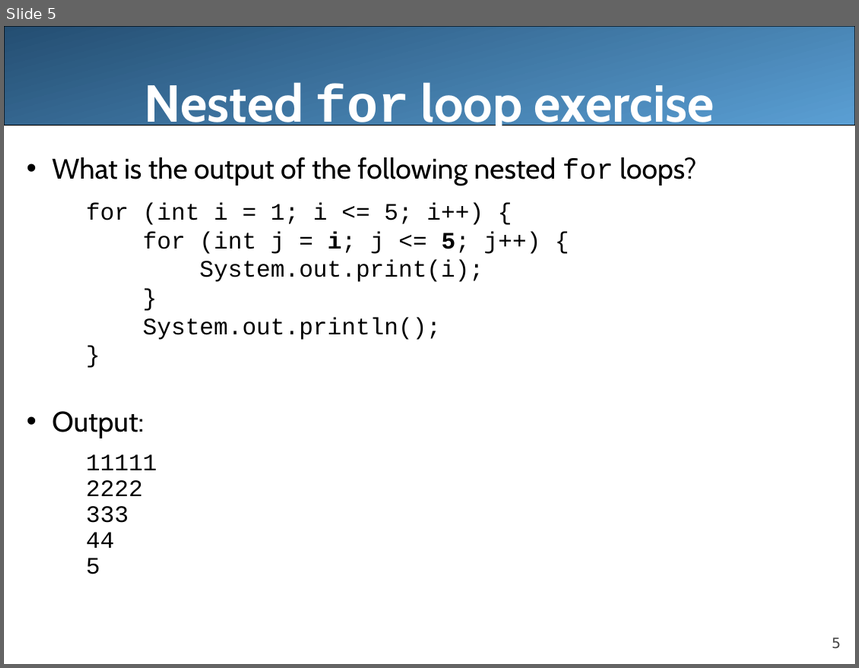
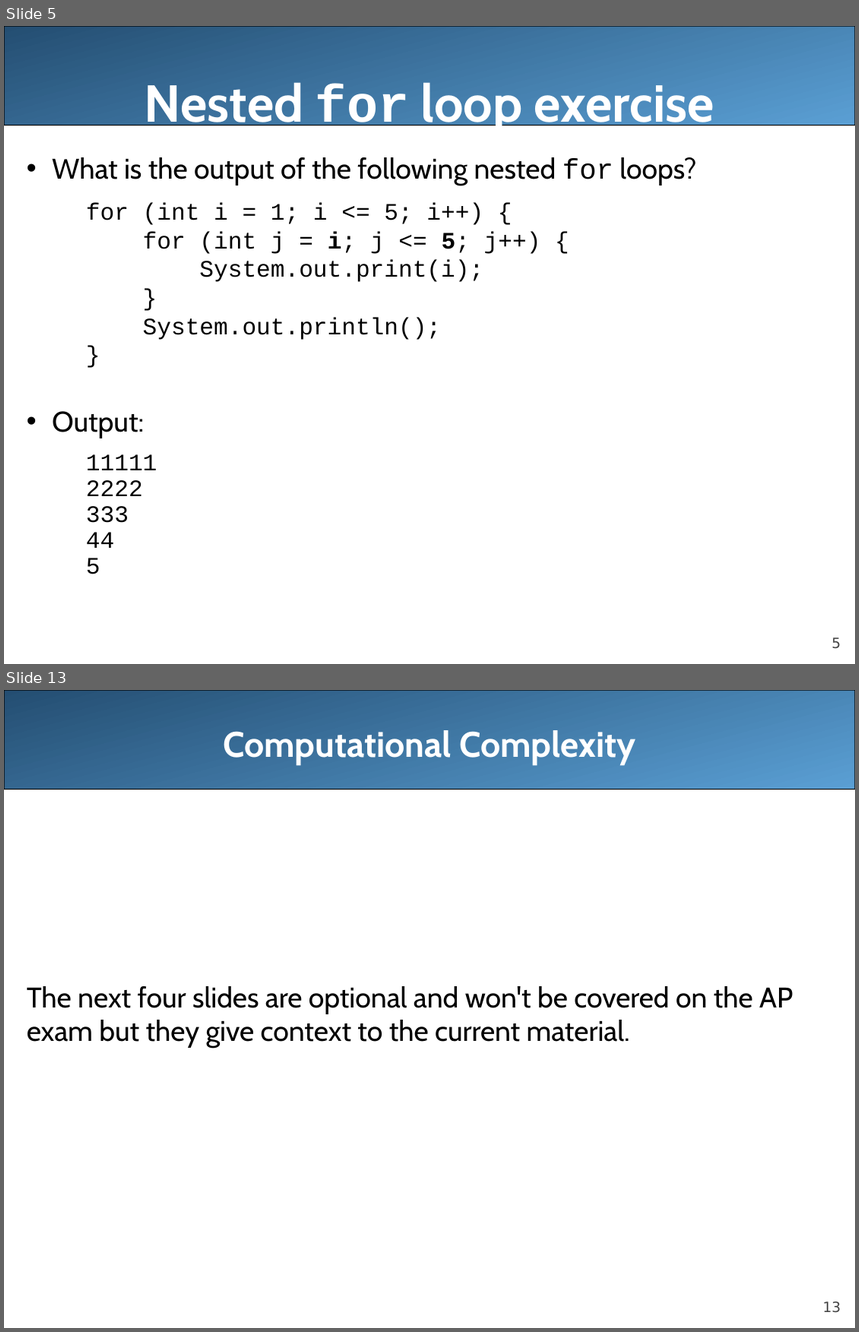
Before and after one commit to LongBaoNguyen/longbaonguyen.github.io, a slide deck: courses/apcsa/lecture12.ppt. Shown one above the other, each under a label of ours: slide 5 before the commit, slides 5 and 13 after it; the slides between them are not shown. The pictures are 859x668 and 859x1332 pixels, drawn with LibreOffice and Linux fonts; fonts in the diff are those of the drawing. Boxes give left, top, right and bottom in pixels: in the first picture for what was removed or moved away, otherwise in the second. Text is boxed around its words. In the diff, an @@ line names an element or a change of style, - is before the commit and + after.

```diff
--- a/courses/apcsa/lecture12.ppt
+++ b/courses/apcsa/lecture12.ppt
@@ slide 13 added at (x1=4, y1=690, x2=855, y2=1328), background #FFFFFF; not listed: 2 template elements that a slide beside it also shows @@
@@ title added at (x1=223, y1=730, x2=636, y2=766), 30 pt, text #FFFFFF, bold @@
+Computational Complexity
@@ text added at (x1=27, y1=986, x2=793, y2=1048), 24 pt, text #000000 @@
+The next four slides are optional and won't be covered on the AP exam but they give context to the current material.
```
Also in this commit, not shown: 6 slides changed, 7 other slides added, 2 slides removed, 2 other files.
